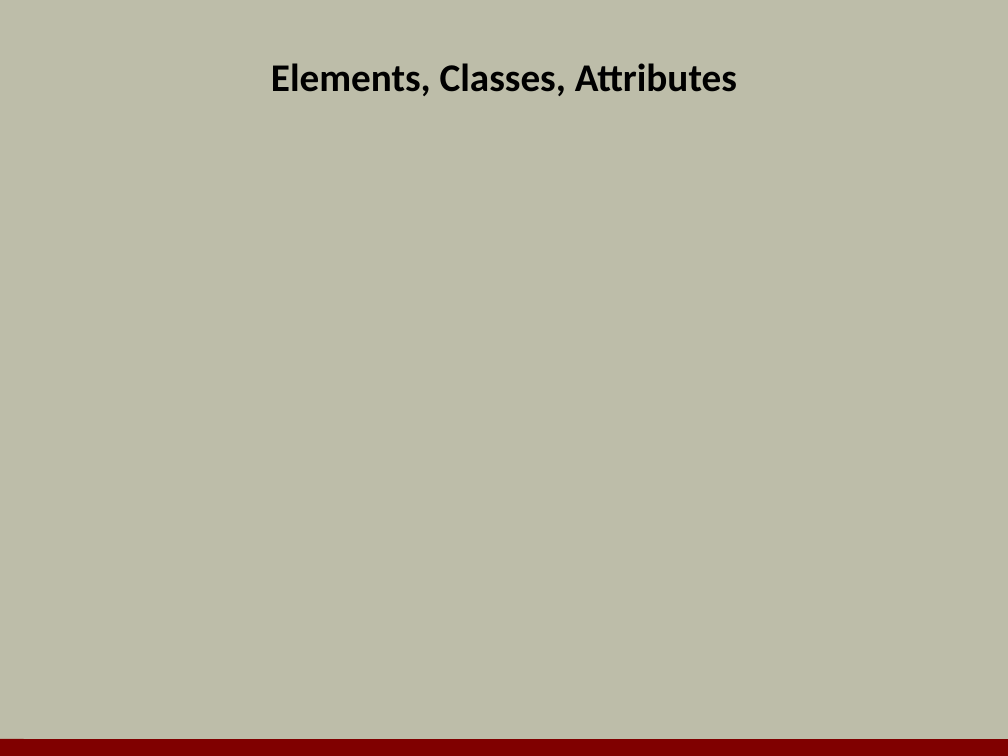
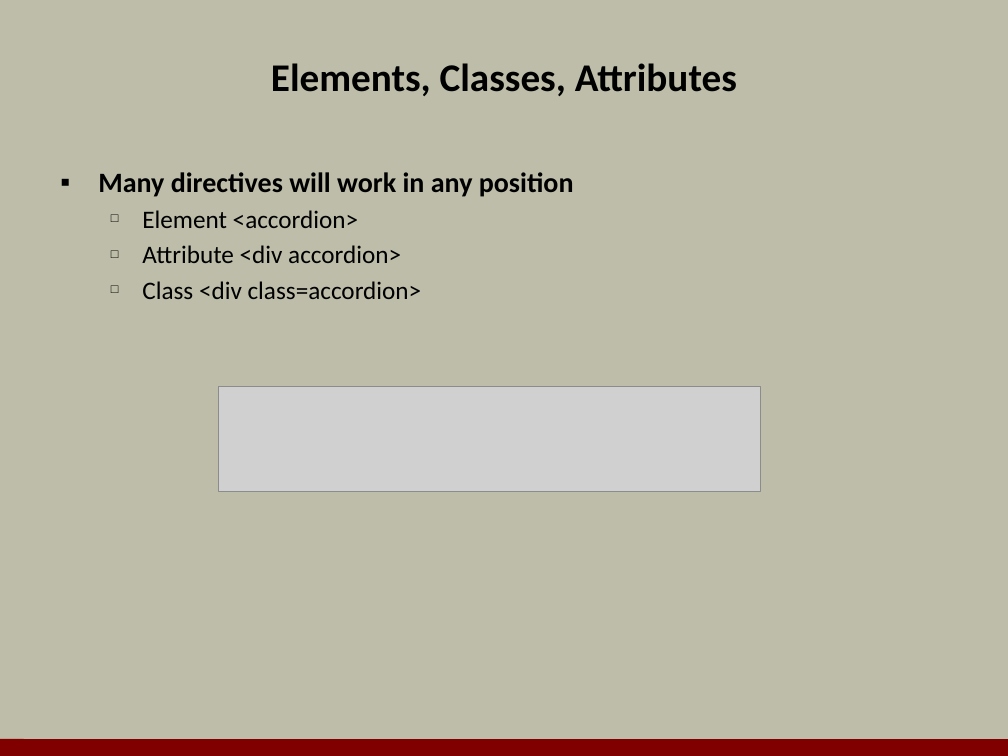
Before and after one commit to OdeToCode/classes, a slide deck: slide 3 of angularjs/slides/05_Directives.pptx. Drawn at 1008x756 pixels with LibreOffice and Linux fonts; fonts in the diff are those of the drawing; grey boxes stand for pictures; background and template pictures are left out. Boxes give left, top, right and bottom in pixels: in the first picture for what was removed or moved away, otherwise in the second. Text is boxed around its words. In the diff, an @@ line names an element or a change of style, - is before the commit and + after.

Commit message:
directives

```diff
--- a/angularjs/slides/05_Directives.pptx
+++ b/angularjs/slides/05_Directives.pptx
@@ text added at (98,172,574,299), 18 pt, text #000000 @@
+▪ Many directives will work in any position
+  □ Element <accordion>
+  □ Attribute <div accordion>
+  □ Class <div class=accordion>
@@ picture added at (219,386,761,491) @@
```
Also in this commit, not shown: 9 other slides changed, 3 slides added, 9 slides removed, 1 other file.
